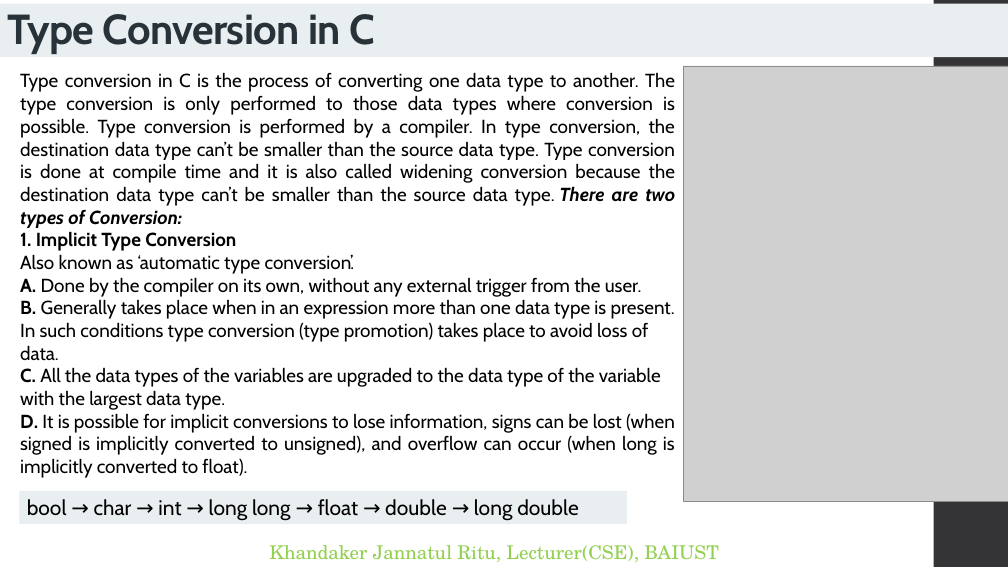
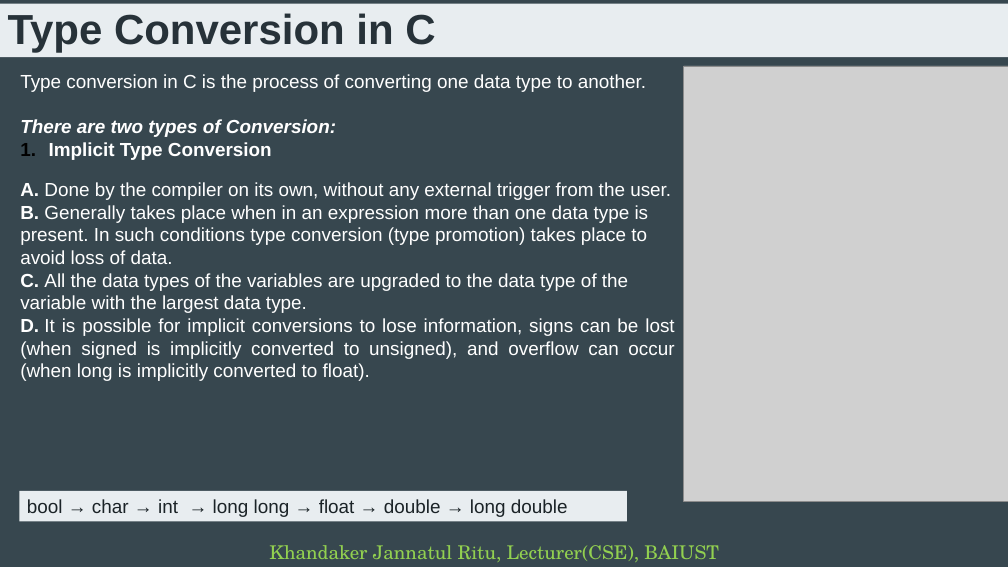
Before and after one commit to Raajokiaa-Ritu/03_Course___Structural-Programming-Language-C, a slide deck: slide 39 of Lecture - 1 introduction to c.pptx (slide 65 before the commit). Drawn at 1008x567 pixels with LibreOffice and Linux fonts; fonts in the diff are those of the drawing; grey boxes stand for pictures. Boxes give left, top, right and bottom in pixels: in the first picture for what was removed or moved away, otherwise in the second. Text is boxed around its words. In the diff, an @@ line names an element or a change of style, - is before the commit and + after.

```diff
--- a/Lecture - 1 introduction to c.pptx
+++ b/Lecture - 1 introduction to c.pptx
@@ background #FFFFFF to #37474F @@
@@ title "Type Conversion in C" at (0,4,1008,57): font Cabin to Arial, letter spacing -0.5 to 0 pt; fill #E9EEF1 to #E8EDF0 @@
@@ rectangle removed at (934,0,1008,567) @@
@@ text at (20,74,646,160): text changed; font Cabin to Arial; text colour #000000 to #FFFFFF @@
-Type conversion in C is the process of converting one data type to another. The type conversion is only performed to those data types where conversion is possible. Type conversion is performed by a compiler. In type conversion, the destination data type can’t be smaller than the source data type. Type conversion is done at compile time and it is also called widening conversion because the destination data type can’t be smaller than the source data type. There are two types of Conversion:
-1. Implicit Type Conversion
-Also known as ‘automatic type conversion’.
+Type conversion in C is the process of converting one data type to another.
+There are two types of Conversion:
+1. Implicit Type Conversion
@@ text at (20,182,674,381): font Cabin to Arial, text colour #000000 to #FFFFFF, highlight #FFFFFF to none in "A. Done by the compiler on its ...", "B. Generally takes place when in an ...", "C. All the data types of the ...", "D. It is possible for implicit conversions ..." @@
@@ rectangle "bool → char → int ..." at (20,491,628,521): size 20 to 18 pt, font Cabin to Arial, text colour #000000 to #1C2428; fill #E9EEF1 to #E8EDF0 @@
```
Also in this commit, not shown: 41 other slides changed, 5 slides added, 51 slides removed.
